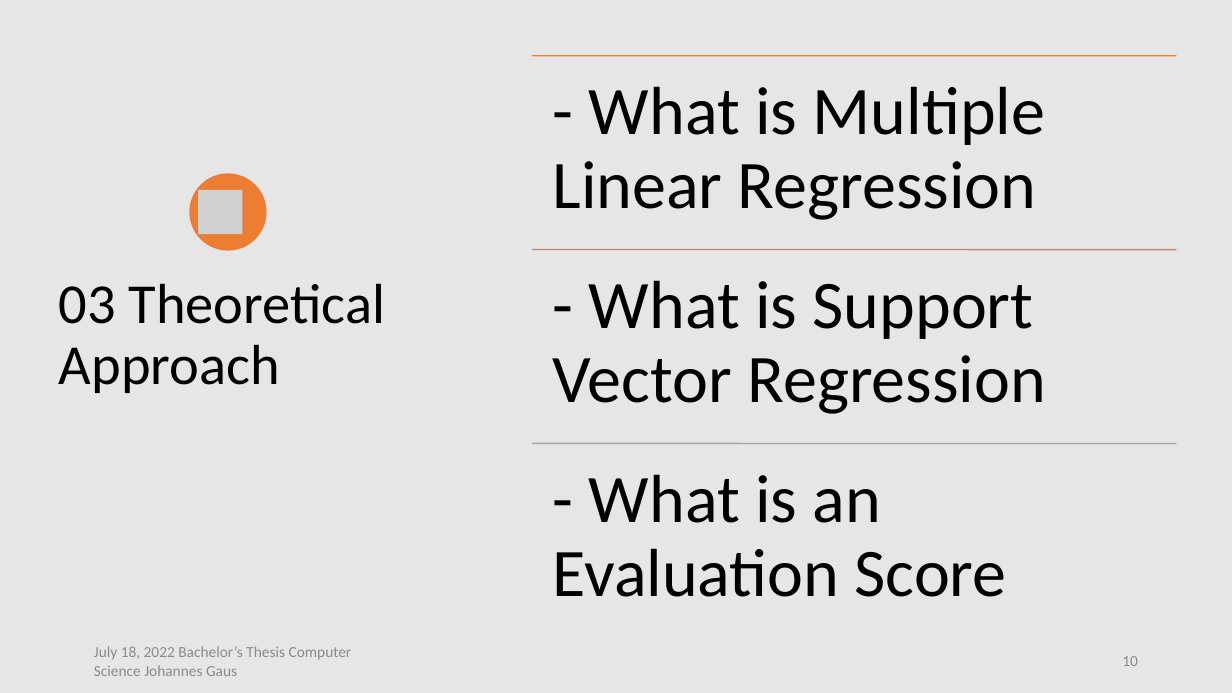
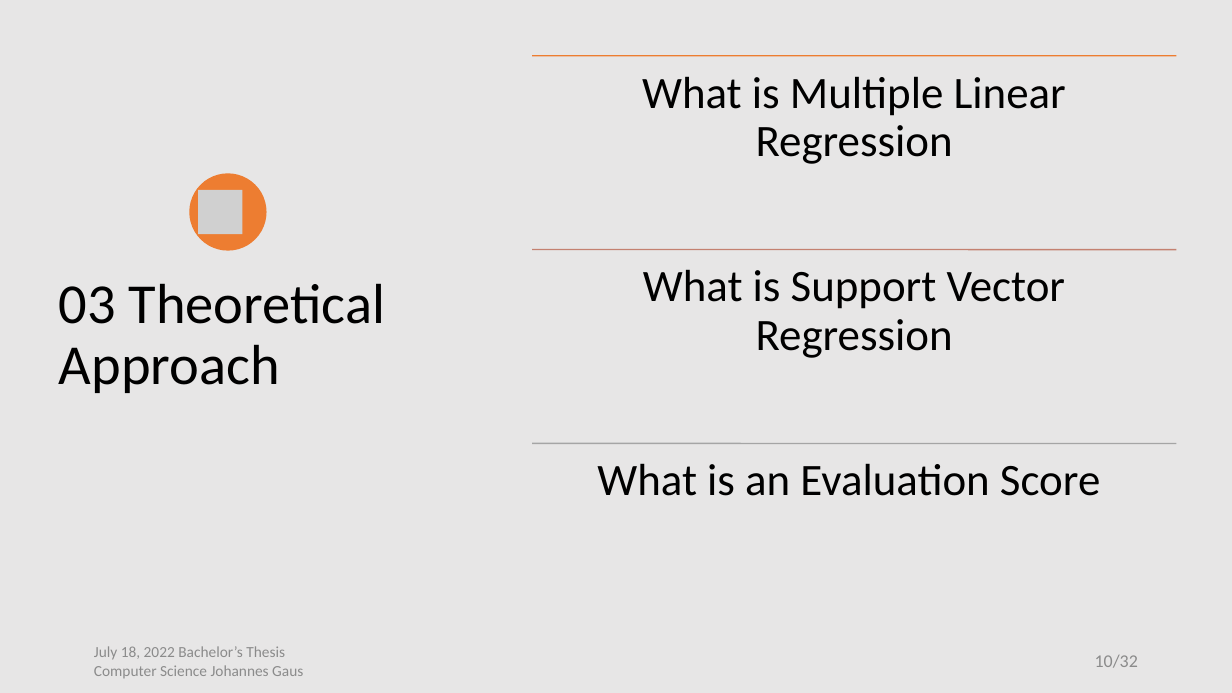
Before and after one commit to jo997/BA-WindPowerForecasting, a slide deck: slide 10 of thesis work/Thesis Defense/Thesis Defense.pptx. Drawn at 1232x693 pixels with LibreOffice and Linux fonts; fonts in the diff are those of the drawing; grey boxes stand for pictures. Boxes give left, top, right and bottom in pixels: in the first picture for what was removed or moved away, otherwise in the second. Text is boxed around its words. In the diff, an @@ line names an element or a change of style, - is before the commit and + after.

```diff
--- a/thesis work/Thesis Defense/Thesis Defense.pptx
+++ b/thesis work/Thesis Defense/Thesis Defense.pptx
@@ text at [642, 76, 1066, 164]: text changed; size 53 to 35 pt @@
-- What is Multiple Linear Regression
+What is Multiple Linear Regression
@@ text at [643, 269, 1066, 358]: text changed; size 53 to 35 pt @@
-- What is Support Vector Regression
+What is Support Vector Regression
@@ text at [597, 463, 1100, 496]: text changed; size 53 to 35 pt @@
-- What is an Evaluation Score
+What is an Evaluation Score
@@ text at [94, 646, 303, 678]: text changed @@
-July 18, 2022 Bachelor’s Thesis Computer Science Johannes Gaus
+July 18, 2022 Bachelor’s Thesis
+Computer Science Johannes Gaus
@@ page number at [1095, 655, 1138, 668]: text changed; size 12 to 14 pt @@
-10
+10/32
```
Also in this commit, not shown: 30 other slides changed, 23 other files.
